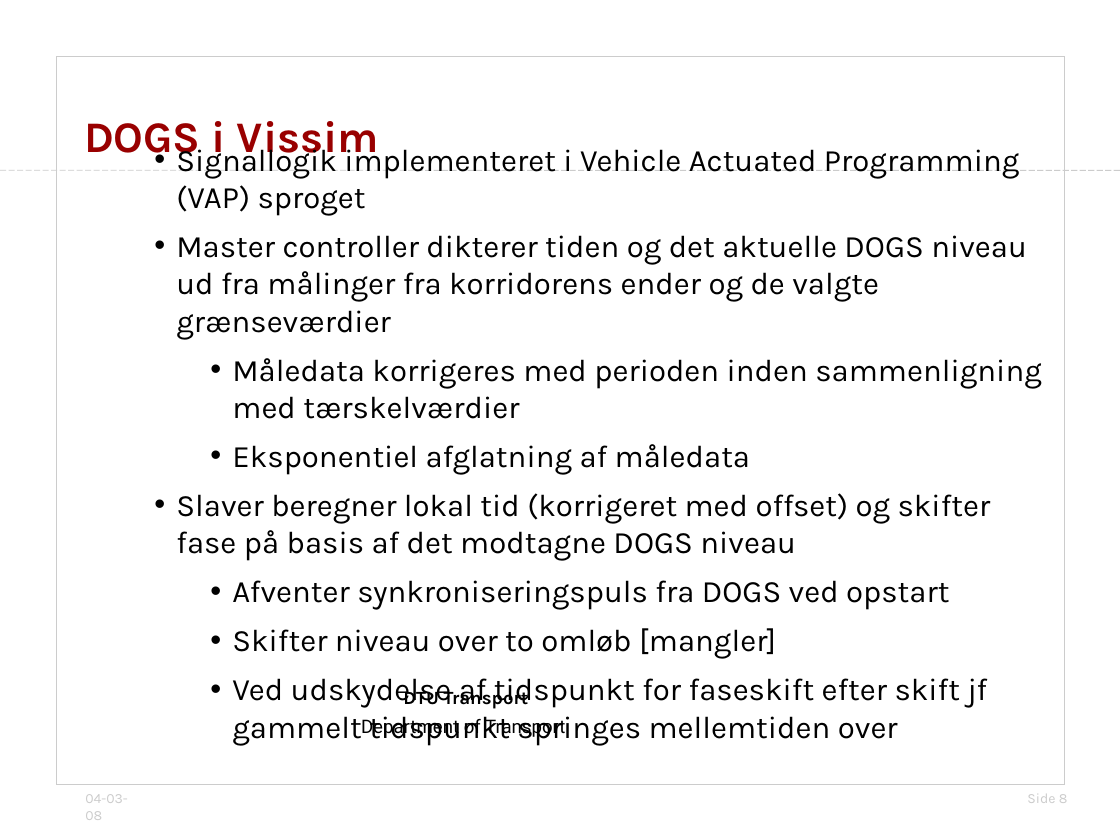
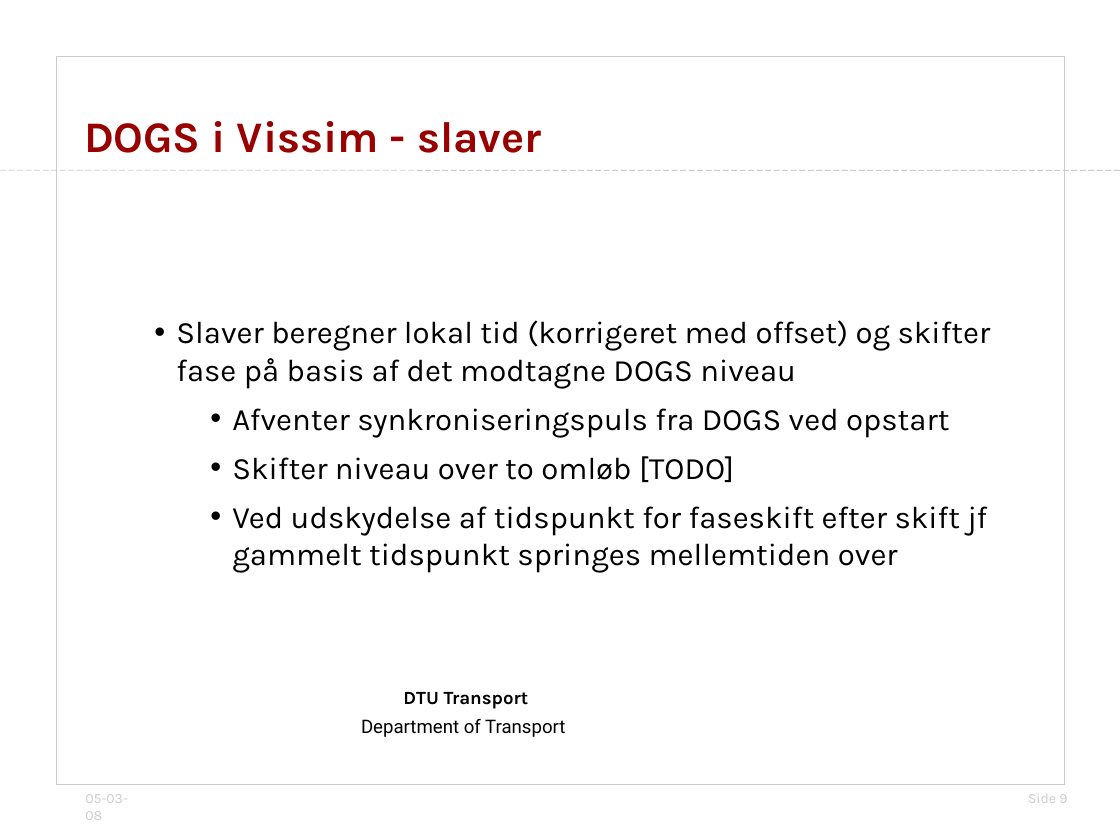
Before and after one commit to jonyonyx/greenwaves, a slide deck: slide 9 of thesis/præsentation_simulering_dogs.odp (slide 8 before the commit). Drawn at 1120x840 pixels with LibreOffice and Linux fonts; fonts in the diff are those of the drawing; background and template pictures are left out. Boxes give left, top, right and bottom in pixels: in the first picture for what was removed or moved away, otherwise in the second. Text is boxed around its words. In the diff, an @@ line names an element or a change of style, - is before the commit and + after.

```diff
--- a/thesis/præsentation_simulering_dogs.odp
+++ b/thesis/præsentation_simulering_dogs.odp
@@ title at (84, 121, 541, 153): text changed @@
-DOGS i Vissim
+DOGS i Vissim - slaver
@@ subtitle at (176, 143, 1042, 475): paragraphs removed @@
-• Signallogik implementeret i Vehicle Actuated Programming (VAP) sproget
-• Master controller dikterer tiden og det aktuelle DOGS niveau ud fra målinger fra korridorens ender og de valgte grænseværdier
-  • Måledata korrigeres med perioden inden sammenligning med tærskelværdier
-  • Eksponentiel afglatning af måledata
@@ subtitle "Slaver beregner lokal tid (korrigeret ...": place and size @@
-subtitle "Slaver beregner lokal tid (korrigeret ..." at (176, 143, 1042, 746)
+subtitle "Slaver beregner lokal tid (korrigeret ..." at (176, 320, 991, 573)
@@ subtitle at (232, 456, 734, 482): text changed @@
-  • Skifter niveau over to omløb [mangler]
+  • Skifter niveau over to omløb [TODO]
@@ text at (85, 794, 128, 820): text changed @@
-04-03-08
+05-03-08
```
Also in this commit, not shown: 8 other slides changed, 2 slides added, 1 slide removed, 6 other files.
